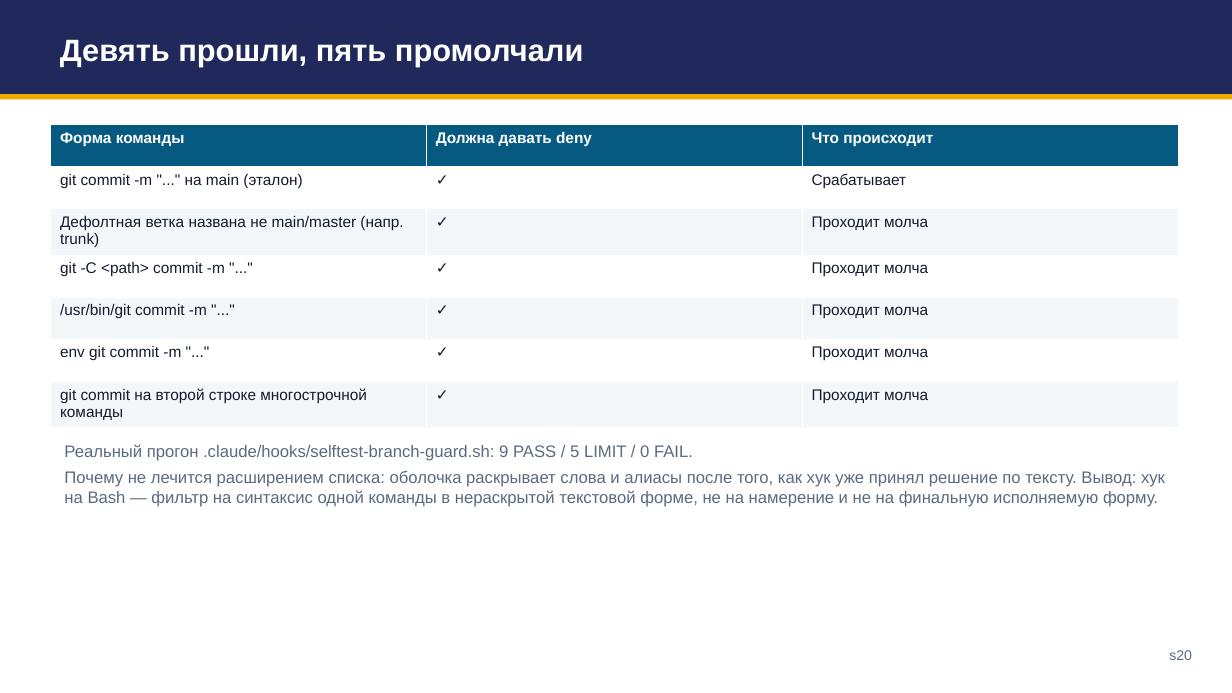
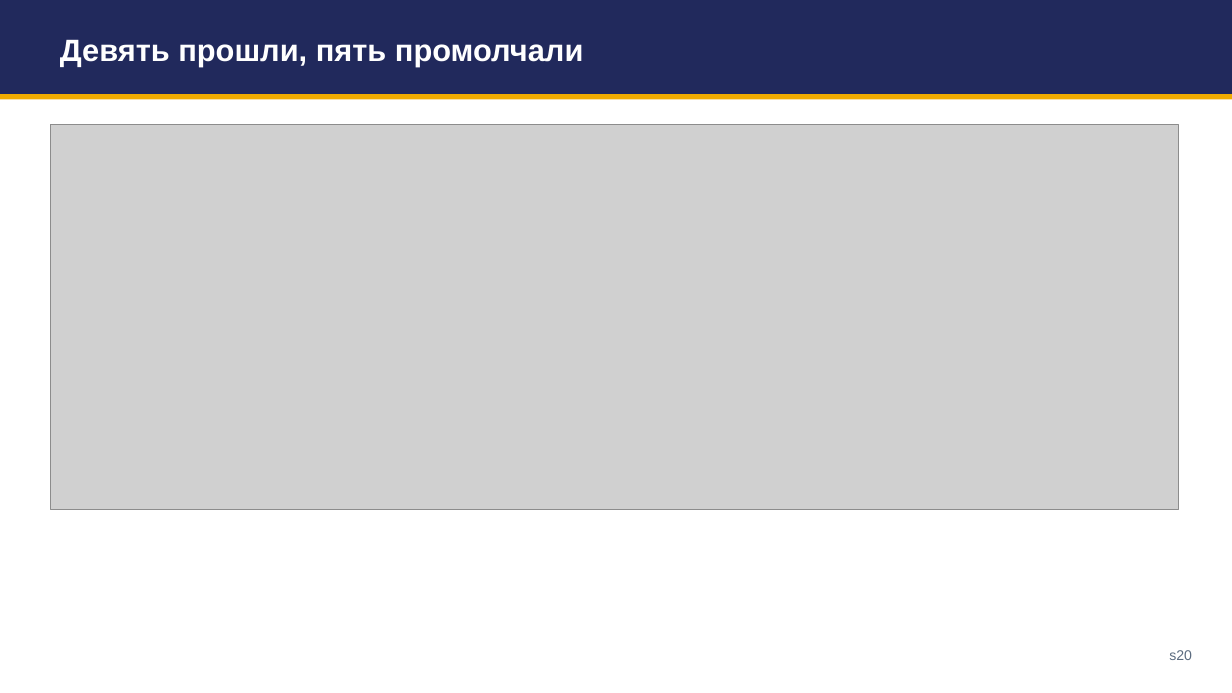
Before and after one commit to tellina-study/AI-usage-lessons, a slide deck: slide 20 of library/seminars/sem-05/rendered/sem-05.pptx. Drawn at 1232x693 pixels with LibreOffice and Linux fonts; fonts in the diff are those of the drawing; grey boxes stand for pictures. Boxes give left, top, right and bottom in pixels: in the first picture for what was removed or moved away, otherwise in the second. Text is boxed around its words. In the diff, an @@ line names an element or a change of style, - is before the commit and + after.

```diff
--- a/library/seminars/sem-05/rendered/sem-05.pptx
+++ b/library/seminars/sem-05/rendered/sem-05.pptx
@@ table removed at (51, 125, 1179, 424), 7 rows, 3 columns @@
-Форма команды | Должна давать deny | Что происходит
-git commit -m "..." на main (эталон) | ✓ | Срабатывает
-Дефолтная ветка названа не main/master (напр. trunk) | ✓ | Проходит молча
-git -C <path> commit -m "..." | ✓ | Проходит молча
-/usr/bin/git commit -m "..." | ✓ | Проходит молча
-env git commit -m "..." | ✓ | Проходит молча
-git commit на второй строке многострочной команды | ✓ | Проходит молча
@@ picture added at (51, 125, 1178, 510) @@
@@ text removed at (64, 444, 1165, 507) @@
-Реальный прогон .claude/hooks/selftest-branch-guard.sh: 9 PASS / 5 LIMIT / 0 FAIL.
-Почему не лечится расширением списка: оболочка раскрывает слова и алиасы после того, как хук уже принял решение по тексту. Вывод: хук на Bash — фильтр на синтаксис одной команды в нераскрытой текстовой форме, не на намерение и не на финальную исполняемую форму.
```
Also in this commit, not shown: 44 other slides changed, 5 other files.
